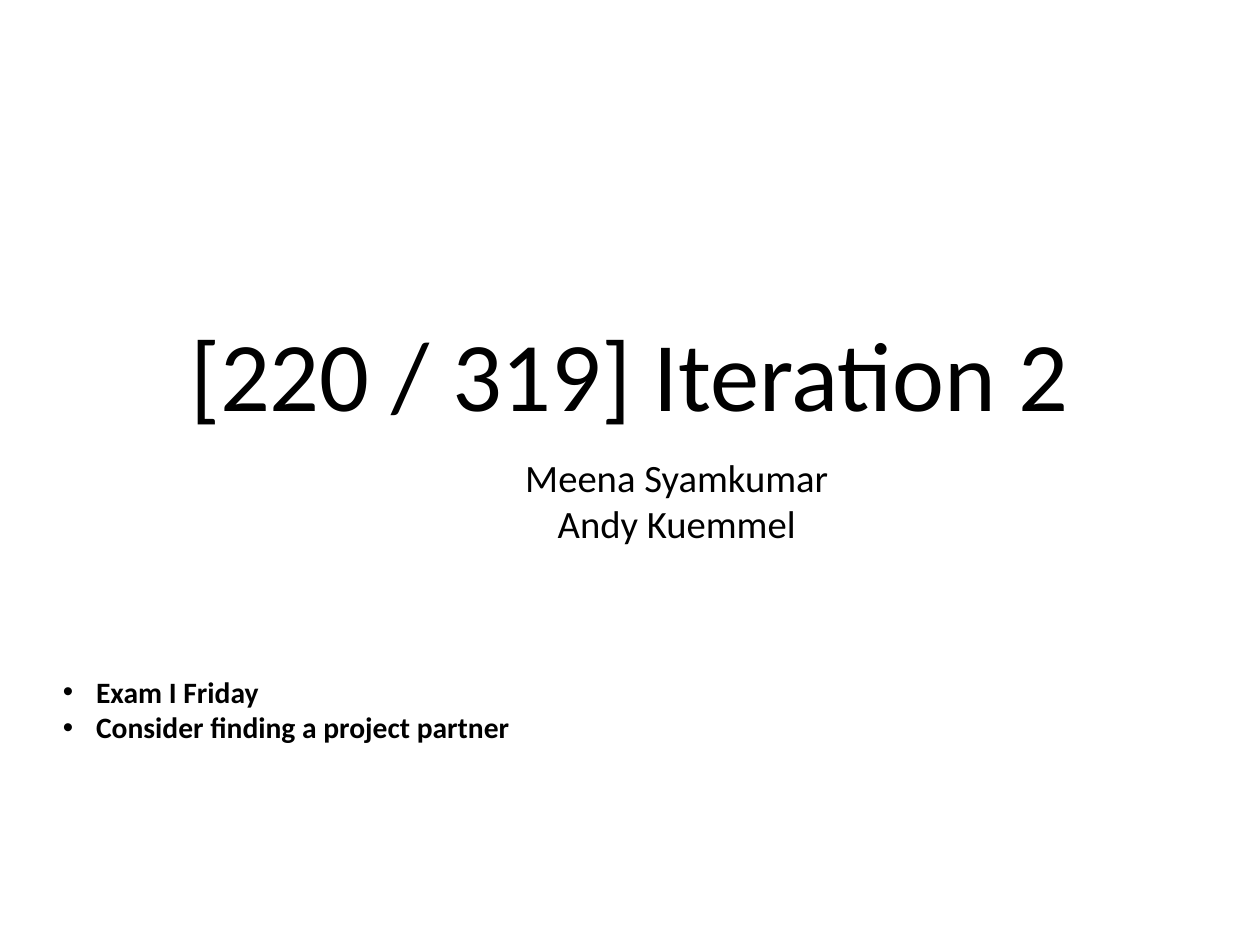
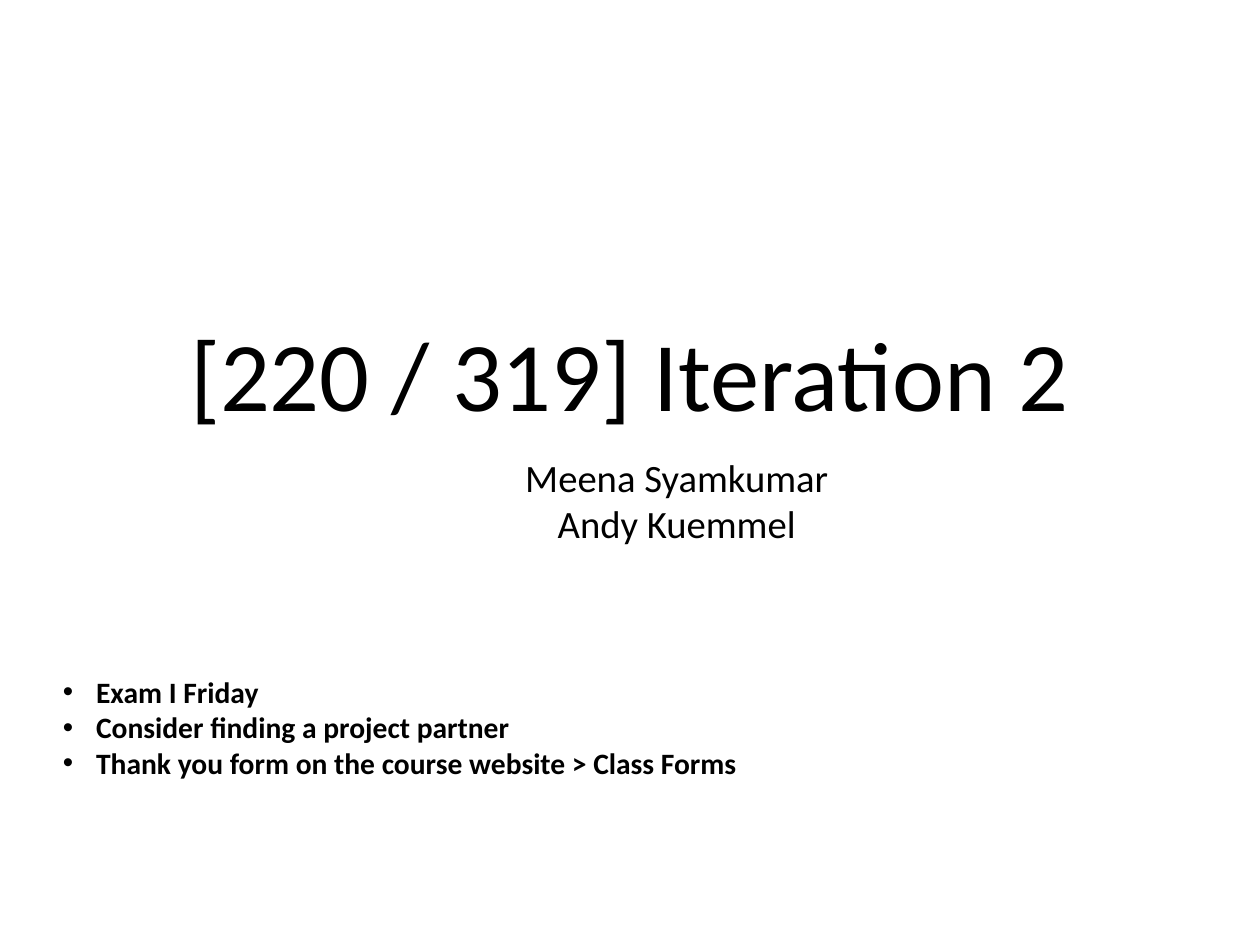
Before and after one commit to tylerharter/caraza-harter-com, a slide deck: slide 1 of tyler/meena/cs220/f21/materials/lec_12_F21.ppt. Drawn at 1260x945 pixels with LibreOffice and Linux fonts; fonts in the diff are those of the drawing. Boxes give left, top, right and bottom in pixels: in the first picture for what was removed or moved away, otherwise in the second. Text is boxed around its words. In the diff, an @@ line names an element or a change of style, - is before the commit and + after.

```diff
--- a/tyler/meena/cs220/f21/materials/lec_12_F21.ppt
+++ b/tyler/meena/cs220/f21/materials/lec_12_F21.ppt
@@ text at <box>96,753,736,779</box>: paragraph added @@
+• Thank you form on the course website > Class Forms
```
Also in this commit, not shown: 2 other slides changed, 35 other files.
